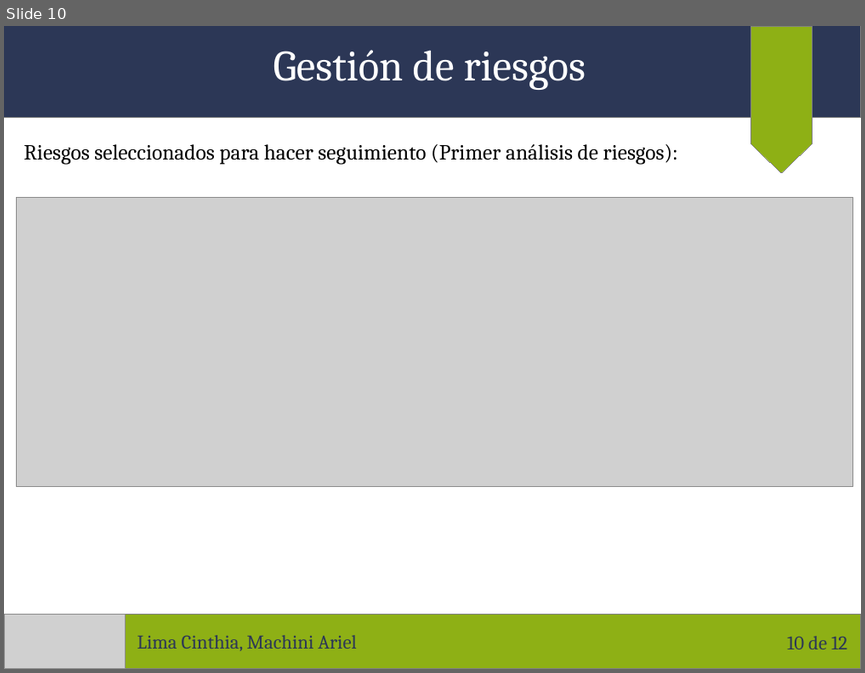
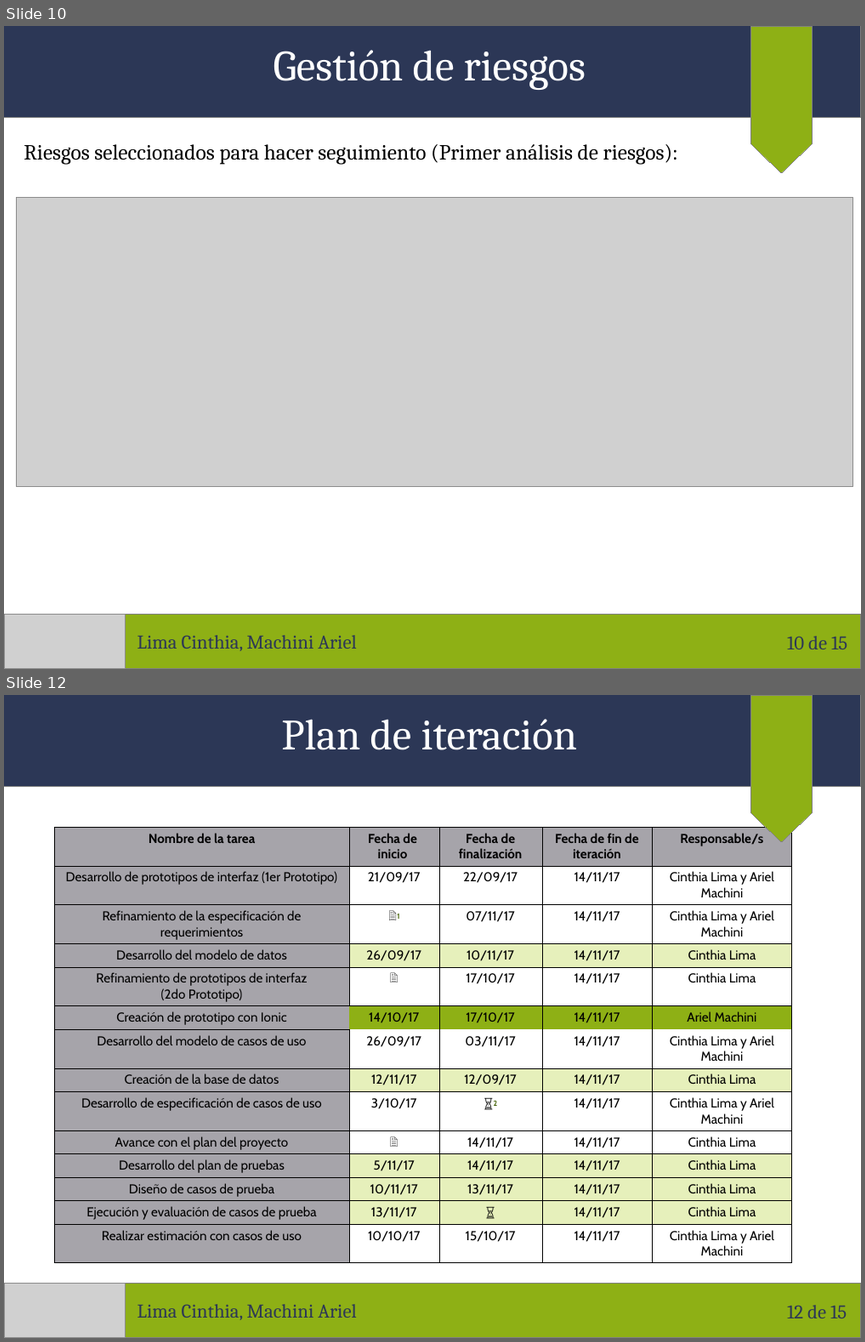
Before and after one commit to arielmachini/Caciar, a slide deck: Presentaciones/Presentación 14-11-2017.odp. Shown one above the other, each under a label of ours: slide 10 before the commit, slides 10 and 12 after it; the slides between them are not shown. The pictures are 865x673 and 865x1342 pixels, drawn with LibreOffice and Linux fonts; fonts in the diff are those of the drawing; grey boxes stand for pictures. Boxes give left, top, right and bottom in pixels: in the first picture for what was removed or moved away, otherwise in the second. Text is boxed around its words. In the diff, an @@ line names an element or a change of style, - is before the commit and + after.

```diff
--- a/Presentaciones/Presentación 14-11-2017.odp
+++ b/Presentaciones/Presentación 14-11-2017.odp
@@ slide 12 added at [4,695,861,1338], background #FFFFFF @@
@@ rectangle added at [4,695,861,787], fill #2C3756, outline #808080 0 pt @@
@@ text added at [281,719,578,750], 40 pt, text #FFFFFF @@
+Plan de iteración
@@ flow chart offpage connector added at [751,695,812,842], fill #8EB015, outline #808080 0 pt @@
@@ table added at [54,827,792,1259], 14 rows, 5 columns @@
+Nombre de la tarea | Fecha de / inicio | Fecha de finalización | Fecha de fin de iteración | Responsable/s
+Desarrollo de prototipos de interfaz (1er Prototipo) | 21/09/17 | 22/09/17 | 14/11/17 | Cinthia Lima y Ariel Machini
+Refinamiento de la especificación de requerimientos | 🗎1 | 07/11/17 | 14/11/17 | Cinthia Lima y Ariel Machini
+Desarrollo del modelo de datos | 26/09/17 | 10/11/17 | 14/11/17 | Cinthia Lima
+Refinamiento de prototipos de interfaz / (2do Prototipo) | 🗎 | 17/10/17 | 14/11/17 | Cinthia Lima
+Creación de prototipo con Ionic | 14/10/17 | 17/10/17 | 14/11/17 | Ariel Machini
+Desarrollo del modelo de casos de uso | 26/09/17 | 03/11/17 | 14/11/17 | Cinthia Lima y Ariel Machini
+Creación de la base de datos | 12/11/17 | 12/09/17 | 14/11/17 | Cinthia Lima
+Desarrollo de especificación de casos de uso | 3/10/17 | ⏳2 | 14/11/17 | Cinthia Lima y Ariel Machini
+Avance con el plan del proyecto | 🗎 | 14/11/17 | 14/11/17 | Cinthia Lima
+Desarrollo del plan de pruebas | 5/11/17 | 14/11/17 | 14/11/17 | Cinthia Lima
+Diseño de casos de prueba | 10/11/17 | 13/11/17 | 14/11/17 | Cinthia Lima
+Ejecución y evaluación de casos de prueba | 13/11/17 | ⏳ | 14/11/17 | Cinthia Lima
+Realizar estimación con casos de uso | 10/10/17 | 15/10/17 | 14/11/17 | Cinthia Lima y Ariel Machini
@@ rectangle added at [4,1283,861,1338], fill #8EB015, outline #808080 0 pt @@
@@ picture added at [4,1283,126,1338] @@
@@ text added at [137,1304,356,1320], 18 pt, text #2C3756 @@
+Lima Cinthia, Machini Ariel
@@ page number added at [787,1304,846,1318], 18 pt, text #2C3756 @@
+12 de 15
@@ page number at [787,635,847,649]: text changed @@
-10 de 12
+10 de 15
```
Also in this commit, not shown: 3 slides changed, 2 other slides added.
